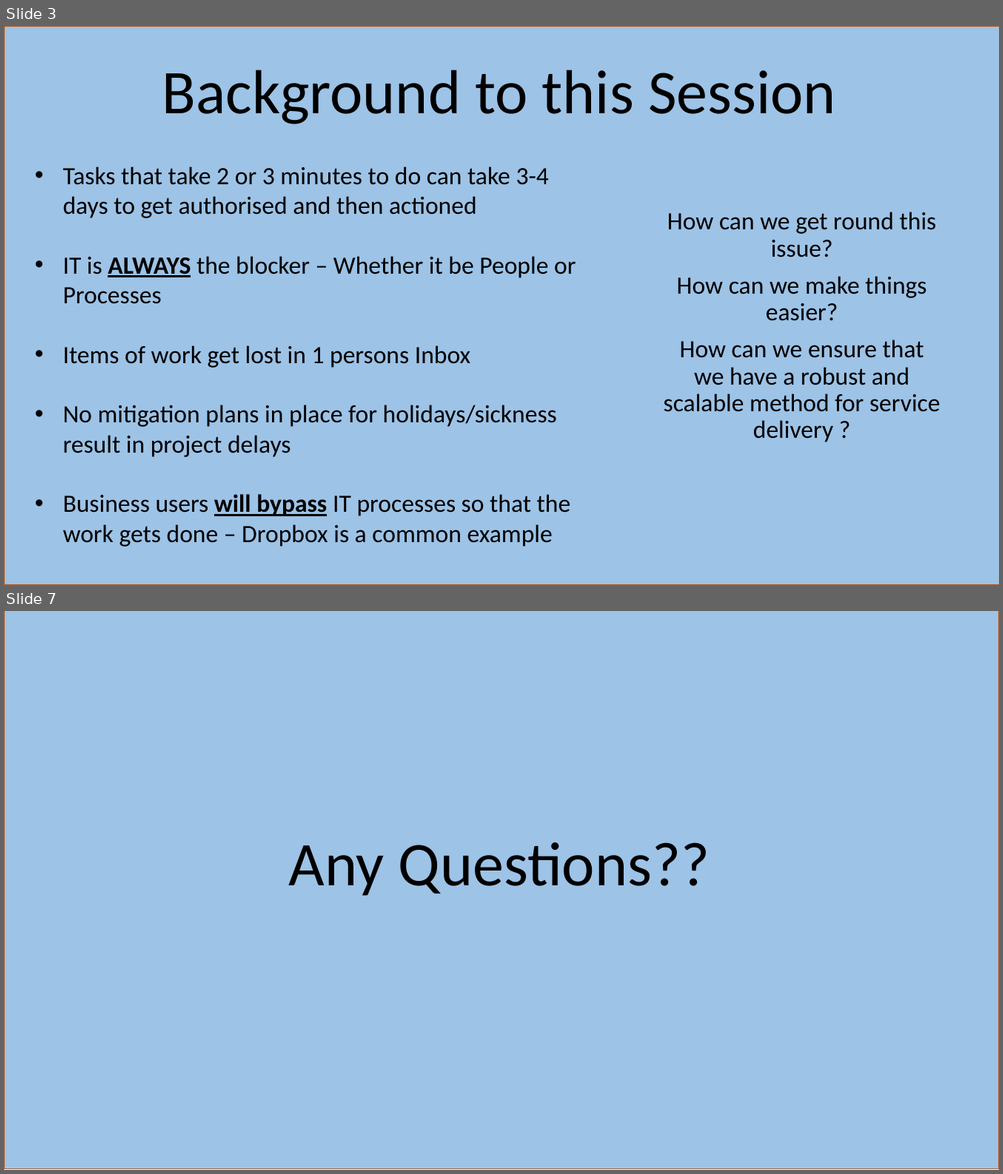
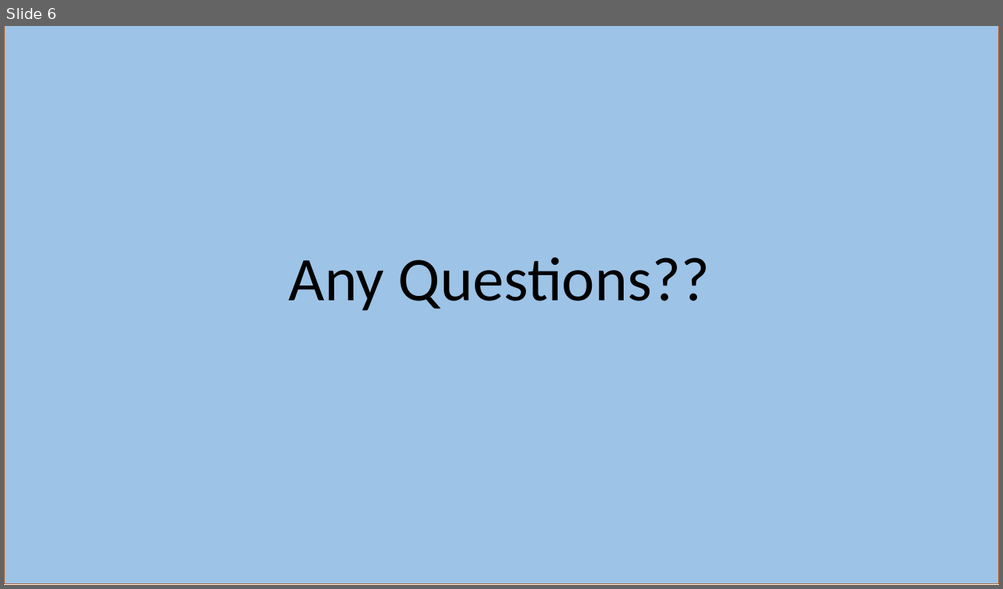
Before and after one commit to kilasuit/Presentations, a slide deck: DevOpsMCR/DevOps for a Microsoft guy - is it really possible.pptx. Shown one above the other, each under a label of ours: slides 3 and 7 before the commit, slide 6 after it; the slides between them are not shown. The pictures are 1003x1174 and 1003x589 pixels, drawn with LibreOffice and Linux fonts; fonts in the diff are those of the drawing. Boxes give left, top, right and bottom in pixels: in the first picture for what was removed or moved away, otherwise in the second. Text is boxed around its words. In the diff, an @@ line names an element or a change of style, - is before the commit and + after.

```diff
--- a/DevOpsMCR/DevOps for a Microsoft guy - is it really possible.pptx
+++ b/DevOpsMCR/DevOps for a Microsoft guy - is it really possible.pptx
@@ slide 3 removed at box(4, 26, 999, 585), background #FFFFFF @@
@@ rectangle removed at box(4, 26, 999, 585) @@
@@ title removed at box(162, 70, 836, 124) @@
-Background to this Session
@@ text removed at box(63, 167, 575, 547) @@
-• Tasks that take 2 or 3 minutes to do can take 3-4 days to get authorised and then actioned
-• IT is ALWAYS the blocker – Whether it be People or Processes
-• Items of work get lost in 1 persons Inbox
-• No mitigation plans in place for holidays/sickness result in project delays
-• Business users will bypass IT processes so that the work gets done – Dropbox is a common example
@@ subtitle removed at box(663, 212, 940, 443) @@
-How can we get round this issue?
-How can we make things easier?
-How can we ensure that we have a robust and scalable method for service delivery ?
@@ what was slide 7 is now slide 6 @@
```
Also in this commit, not shown: 2 slides changed, 4 slides added, 3 other slides removed.
